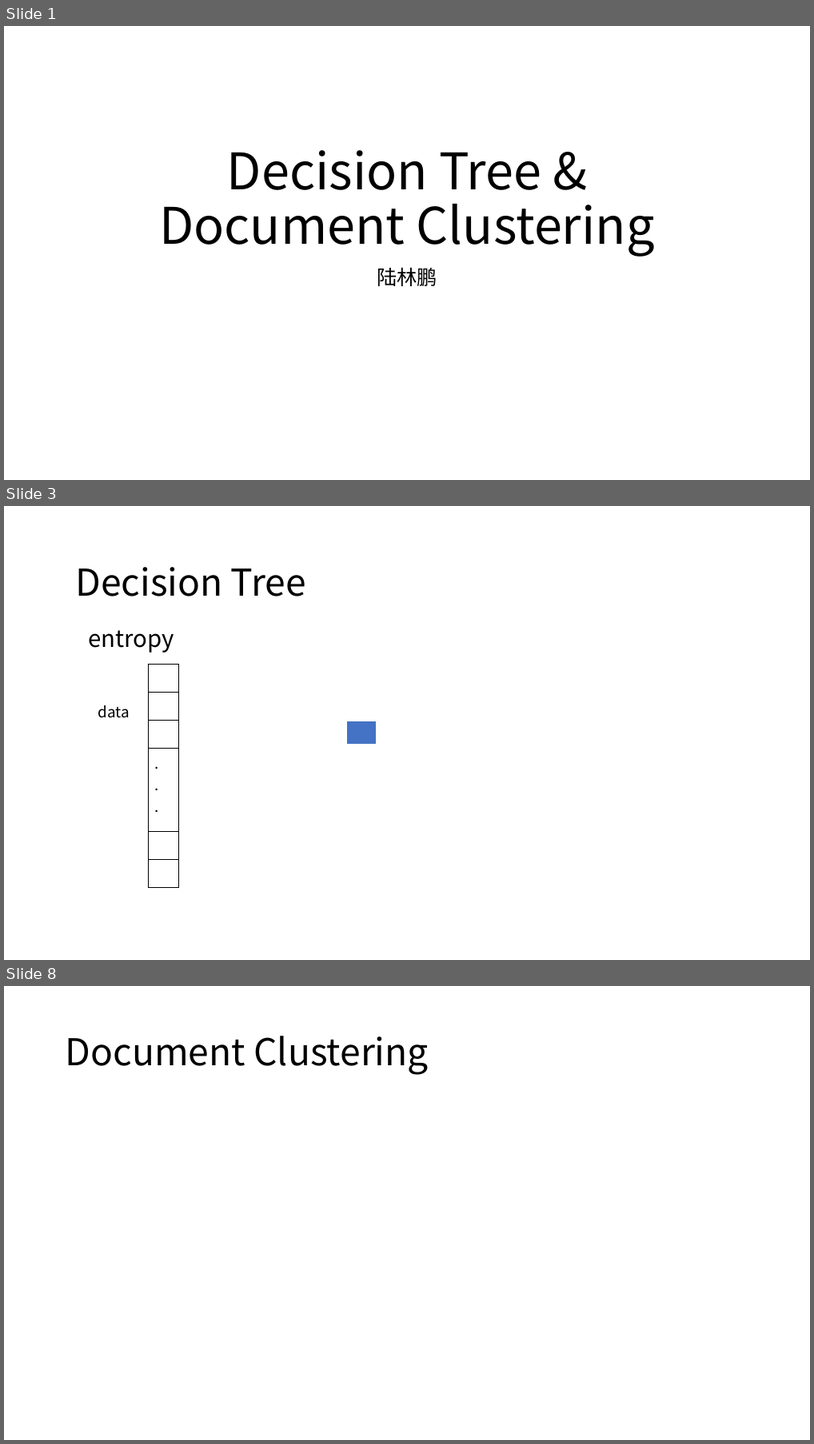
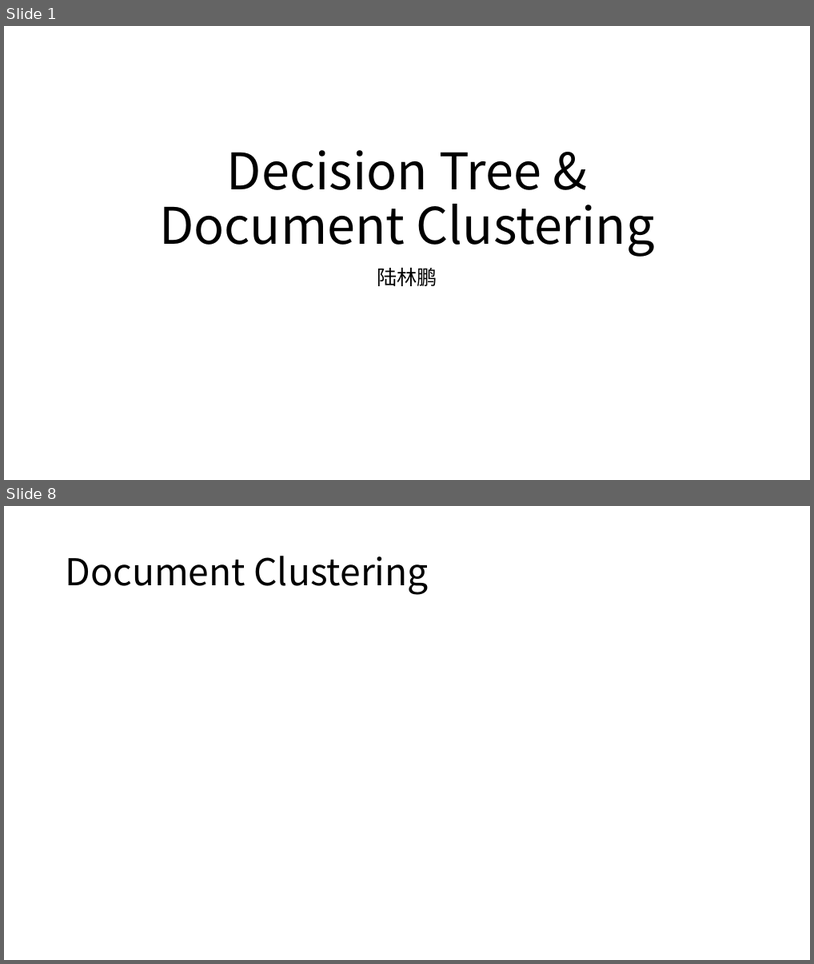
Before and after one commit to JackLuSun/InfoTheory, a slide deck: GroupHomework/Record.pptx. Shown one above the other, each under a label of ours: slides 1, 3 and 8 before the commit, slides 1 and 8 after it; the slides between them are not shown. The pictures are 814x1444 and 814x964 pixels, drawn with LibreOffice and Linux fonts; fonts in the diff are those of the drawing; grey boxes stand for pictures. Boxes give left, top, right and bottom in pixels: in the first picture for what was removed or moved away, otherwise in the second. Text is boxed around its words. In the diff, an @@ line names an element or a change of style, - is before the commit and + after.

Commit message:
decision tree done!

```diff
--- a/GroupHomework/Record.pptx
+++ b/GroupHomework/Record.pptx
@@ slide 3 removed at (4, 506, 810, 960), background #FFFFFF @@
@@ text removed at (75, 567, 306, 596) @@
-Decision Tree
@@ text removed at (89, 630, 175, 652) @@
-entropy
@@ table removed at (149, 664, 179, 868), 6 rows, 1 columns @@
-
-
-
-. / . / .
-
-
@@ text removed at (98, 705, 130, 718) @@
-data
@@ table removed at (347, 720, 377, 745), 1 rows, 1 columns @@
-
```
Also in this commit, not shown: 5 slides changed, 1 slide added, 2 other files.
